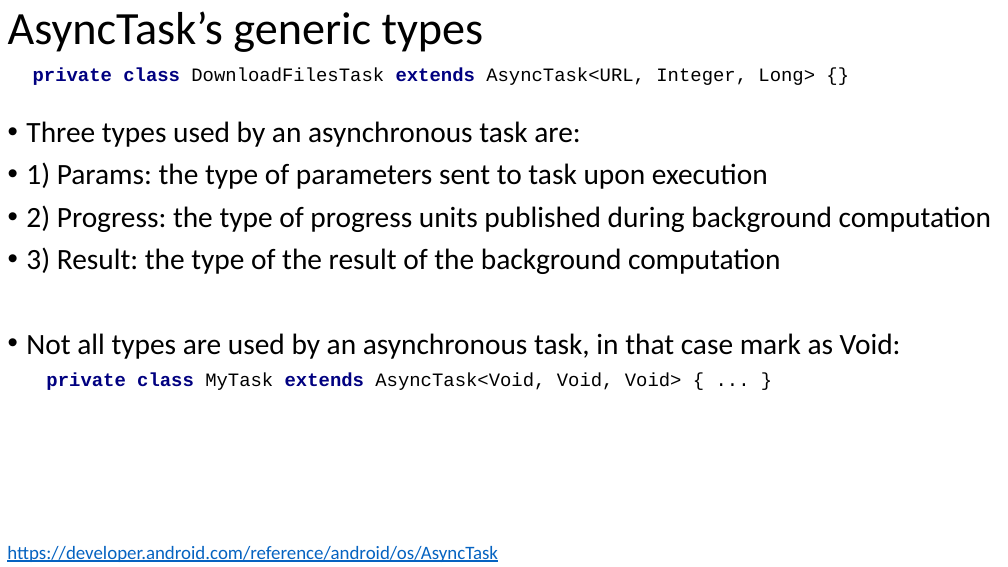
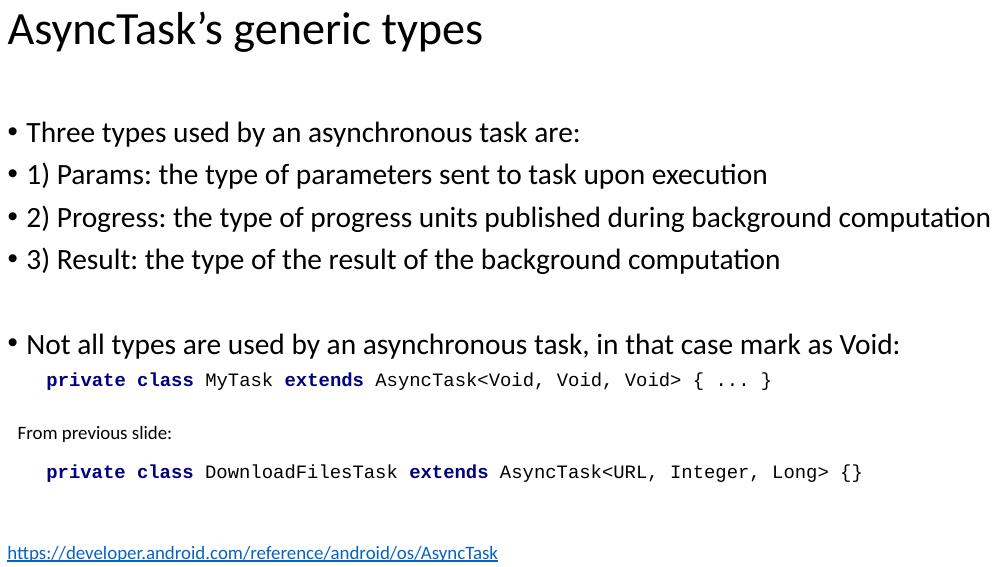
Before and after one commit to russellu/cs230, a slide deck: slide 47 of Lecture_06.pptx (slide 35 before the commit). Drawn at 1008x567 pixels with LibreOffice and Linux fonts; fonts in the diff are those of the drawing. Boxes give left, top, right and bottom in pixels: in the first picture for what was removed or moved away, otherwise in the second. Text is boxed around its words. In the diff, an @@ line names an element or a change of style, - is before the commit and + after.

```diff
--- a/Lecture_06.pptx
+++ b/Lecture_06.pptx
@@ text added at box(18, 426, 172, 442), 18 pt, text #000000 @@
+From previous slide:
@@ text "private class DownloadFilesTask extends AsyncTask<URL, ...": place and size @@
-text "private class DownloadFilesTask extends AsyncTask<URL, ..." at box(33, 68, 815, 85)
+text "private class DownloadFilesTask extends AsyncTask<URL, ..." at box(46, 464, 829, 482)
```
Also in this commit, not shown: 9 other slides changed, 12 slides added.
